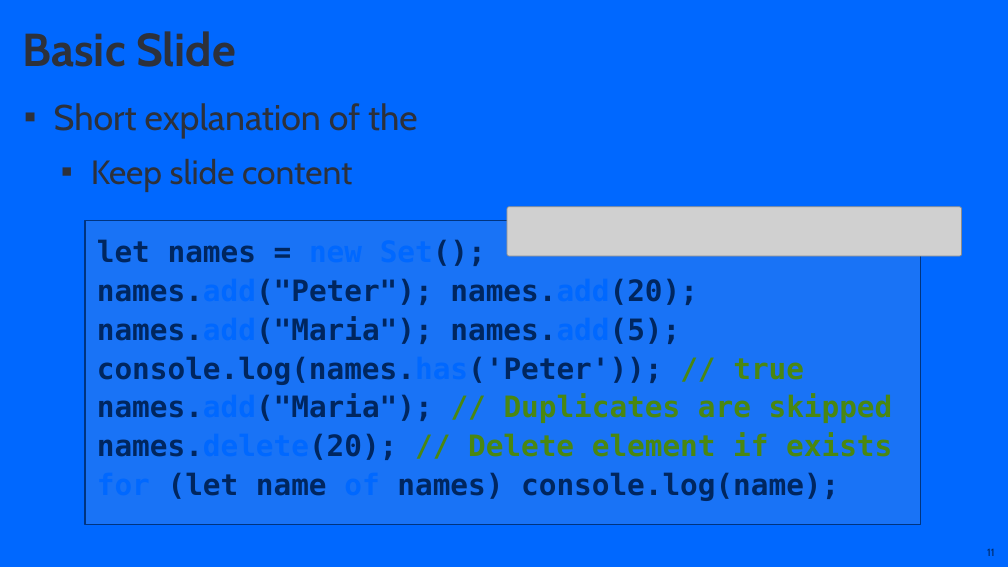
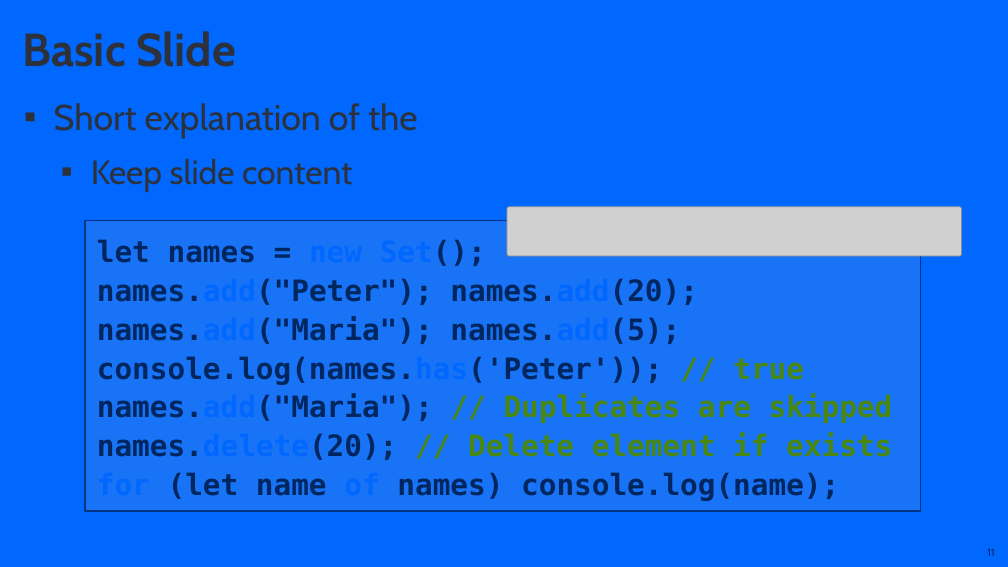
Before and after one commit to SoftUni/SoftUni-Course-Converter, a slide deck: slide 11 of Document-Templates/SoftUni-BUDITEL-PowerPoint-Template-EN-Apr-2024.pptx. Drawn at 1008x567 pixels with LibreOffice and Linux fonts; fonts in the diff are those of the drawing; grey boxes stand for pictures; background and template pictures are left out. Boxes give left, top, right and bottom in pixels: in the first picture for what was removed or moved away, otherwise in the second. Text is boxed around its words. In the diff, an @@ line names an element or a change of style, - is before the commit and + after.

```diff
--- a/Document-Templates/SoftUni-BUDITEL-PowerPoint-Template-EN-Apr-2024.pptx
+++ b/Document-Templates/SoftUni-BUDITEL-PowerPoint-Template-EN-Apr-2024.pptx
@@ rectangle "let names = new Set();": place and size @@
-rectangle "let names = new Set();" at <box>85,221,920,525</box>
+rectangle "let names = new Set();" at <box>85,221,920,511</box>
```
Also in this commit, not shown: 14 other slides changed, 2 slides added, 1 other file.
